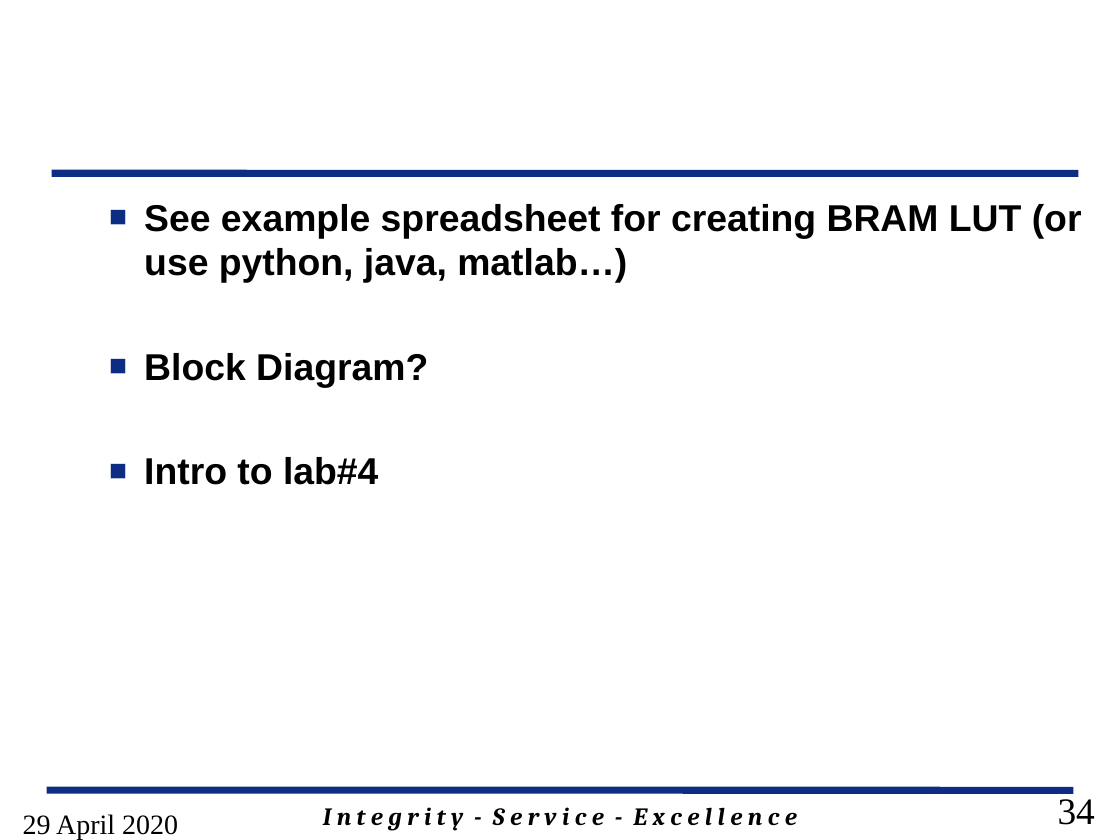
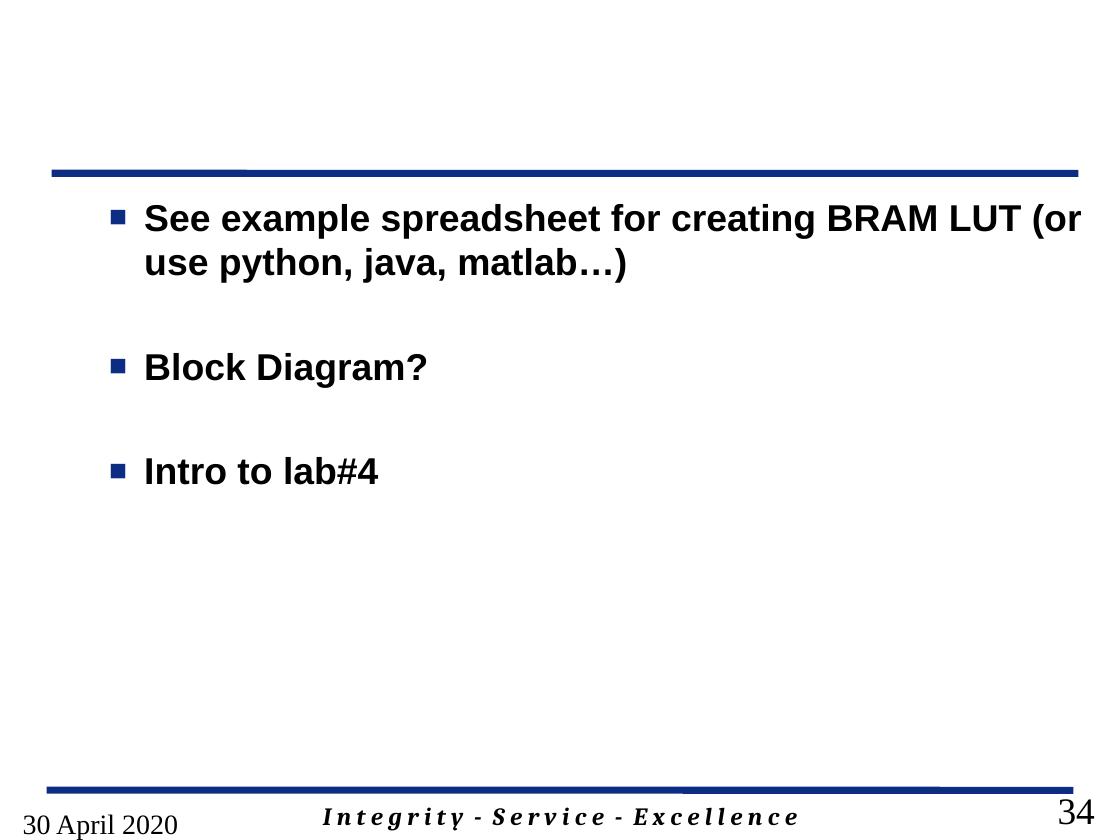
Before and after one commit to GeorgeYork/ECE383_web, a slide deck: slide 34 of lecture/slides/ECE_383_Lec24.pptx. Drawn at 1120x840 pixels with LibreOffice and Linux fonts; fonts in the diff are those of the drawing; background and template pictures are left out. Boxes give left, top, right and bottom in pixels: in the first picture for what was removed or moved away, otherwise in the second. Text is boxed around its words. In the diff, an @@ line names an element or a change of style, - is before the commit and + after.

```diff
--- a/lecture/slides/ECE_383_Lec24.pptx
+++ b/lecture/slides/ECE_383_Lec24.pptx
@@ text at (23, 814, 178, 840): text changed @@
-29 April 2020
+30 April 2020
```
Also in this commit, not shown: 11 other slides changed.
